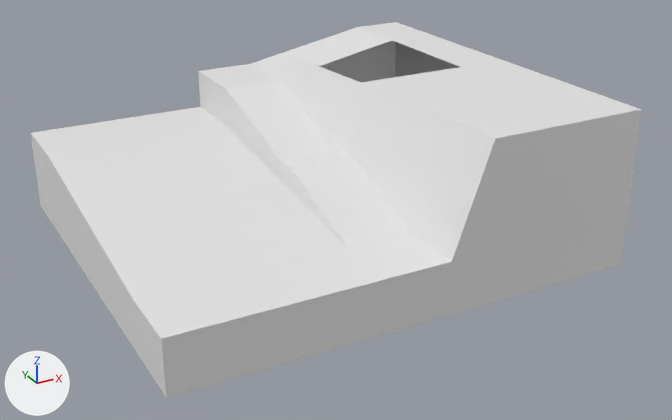
Two versions of the FBX model Assets/Models/recess-world-geometry.fbx, one commit apart.
One viewpoint serves both versions: a 50 mm camera at (-17.4, -34.0, 17.9) aimed at (0.6, -1.3, 1.5). Every picture has the same lights, and +X, +Y and +Z are marked at lower left. Where no turn or scale is listed for an object, it has been applied to the vertices. Vertices at the same position are counted once.

Script lines for the objects in view, before the commit:
```python
me_plane_001 = bpy.data.meshes.new('Plane.001')
me_plane_001.from_pydata(...)  # 71 vertices, 67 faces; spans x -10.0..10.0, y -9.0..9.0, z 0.0..6.8
ob_world_base = bpy.data.objects.new('World Base', me_plane_001)
ob_world_base.location = (0.0, 0.0, 0.0)
```
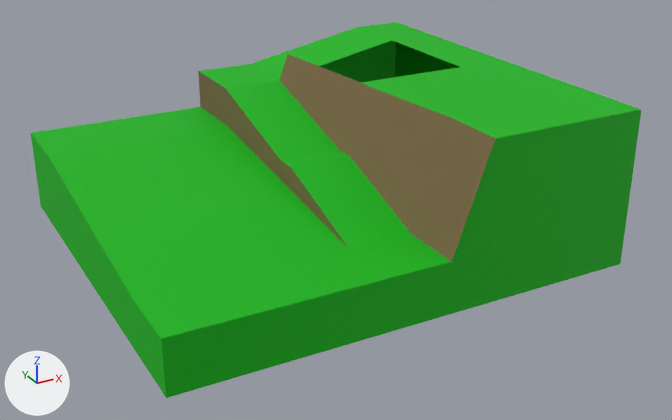
The newer file is also turned or shifted as a whole; pictures and numbers use the older file's frame.

The change, as JSON lines over the scene's bpy script:
```json
{"op": "add", "block": "mat_grass", "code": ["mat_grass = principled_material('Grass')", "mat_grass.base_color = (0.0, 0.462, 0.00165)  # green #00b505", "mat_grass.roughness = 0.69"]}
{"op": "add", "block": "mat_cliff", "code": ["mat_cliff = principled_material('Cliff')", "mat_cliff.base_color = (0.199, 0.132, 0.0562)  # brown #7b6643", "mat_cliff.roughness = 0.72"]}
{"block": "me_plane_001", "where": "me_plane_001.from_pydata(...)  # 71 vertices, 67 faces; spans x -10.0..10.0, y -9.0..9.0, z 0.0..6.8"}
{"block": "me_plane_001", "where": "# used by ob_world_base; location = (0.0, 0.0, 0.0)"}
{"block": "me_plane_001", "change": "me_plane_001 part 1: 59 of the faces centred in x -10.0..10.0, y -9.0..9.0, z 0.0..6.8 switch from no material to mat_grass (green #00b505)"}
{"block": "me_plane_001", "change": "me_plane_001 part 2: 4 of the faces centred in x -1.6..1.9, y -3.8..-0.9, z 3.0..5.3 switch from no material to mat_cliff (brown #7b6643)"}
{"block": "me_plane_001", "change": "me_plane_001 part 3: 2 of the faces centred in x -1.6..1.6, y 2.6, z 4.0..5.8 switch from no material to mat_cliff (brown #7b6643)"}
{"block": "me_plane_001", "change": "me_plane_001 part 4: 1 of the faces centred in x -1.6, y 7.3, z 4.6 switch from no material to mat_cliff (brown #7b6643)"}
{"block": "me_plane_001", "change": "me_plane_001 part 5: 1 of the faces centred in x 2.0, y -7.6, z 4.5 switch from no material to mat_cliff (brown #7b6643)"}
```

What differs and where, as boxes (x1, y1, x2, y2) in the pictures (672 x 420 px):
```json
{"part": 1, "of": "me_plane_001", "change": "recoloured", "before": [31, 22, 642, 398], "after": [31, 22, 642, 398], "on screen": "white to green"}
{"part": 2, "of": "me_plane_001", "change": "recoloured", "before": [281, 83, 451, 246], "after": [281, 83, 451, 246], "on screen": "white to brown"}
{"part": 3, "of": "me_plane_001", "change": "recoloured", "before": [225, 54, 361, 181], "after": [225, 54, 361, 181], "on screen": "white to brown"}
{"part": 4, "of": "me_plane_001", "change": "recoloured", "before": [198, 71, 227, 125], "after": [198, 71, 227, 125], "on screen": "white to brown"}
{"part": 5, "of": "me_plane_001", "change": "recoloured", "before": [412, 118, 495, 262], "after": [412, 118, 495, 262], "on screen": "white to brown"}
```
